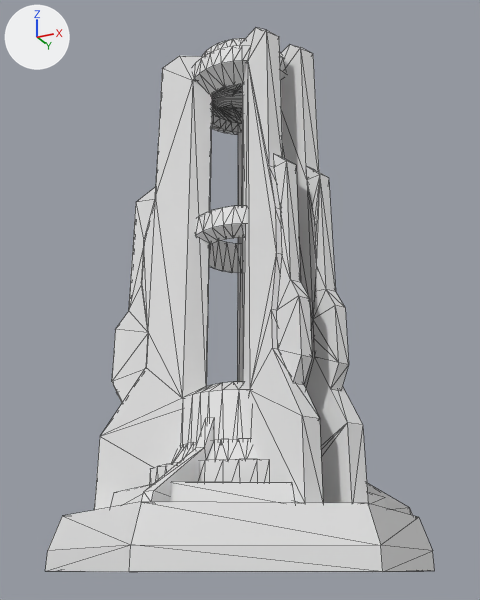
A saved change to the glTF model public/pylon3.glb.
Before and after are seen from a camera (50 mm lens) standing at (1.4, -2.82, 0.01) and looking at (-0.03, 0.03, 1.29). The axes (+X, +Y, +Z) are drawn at upper left. The lights are the same throughout. The picture after the commit comes second. Mesh edges are drawn as thin lines.

In view in the first picture: 'Pylon3WayDecimated03'.
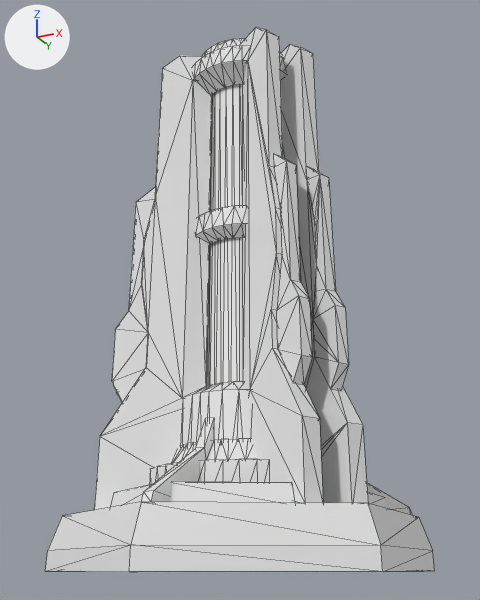
Commit message: update pylon2/3 glbs with a Beam mesh

Location of each change, (x1, y1, x2, y2) in pixels of the pictures (480 x 600 px):
'Beam', added
    after: (207, 85, 243, 386)

What the commit changed:
Mesh me_beam is new.
It has 64 vertices, 124 faces and spans x -0.2..0.2, y -0.2..0.2, z 0.09..2.52.
Object 'Beam' (ob_beam) is new; it shows me_beam.
Its location is (0.0, 0.0, 0.0).
